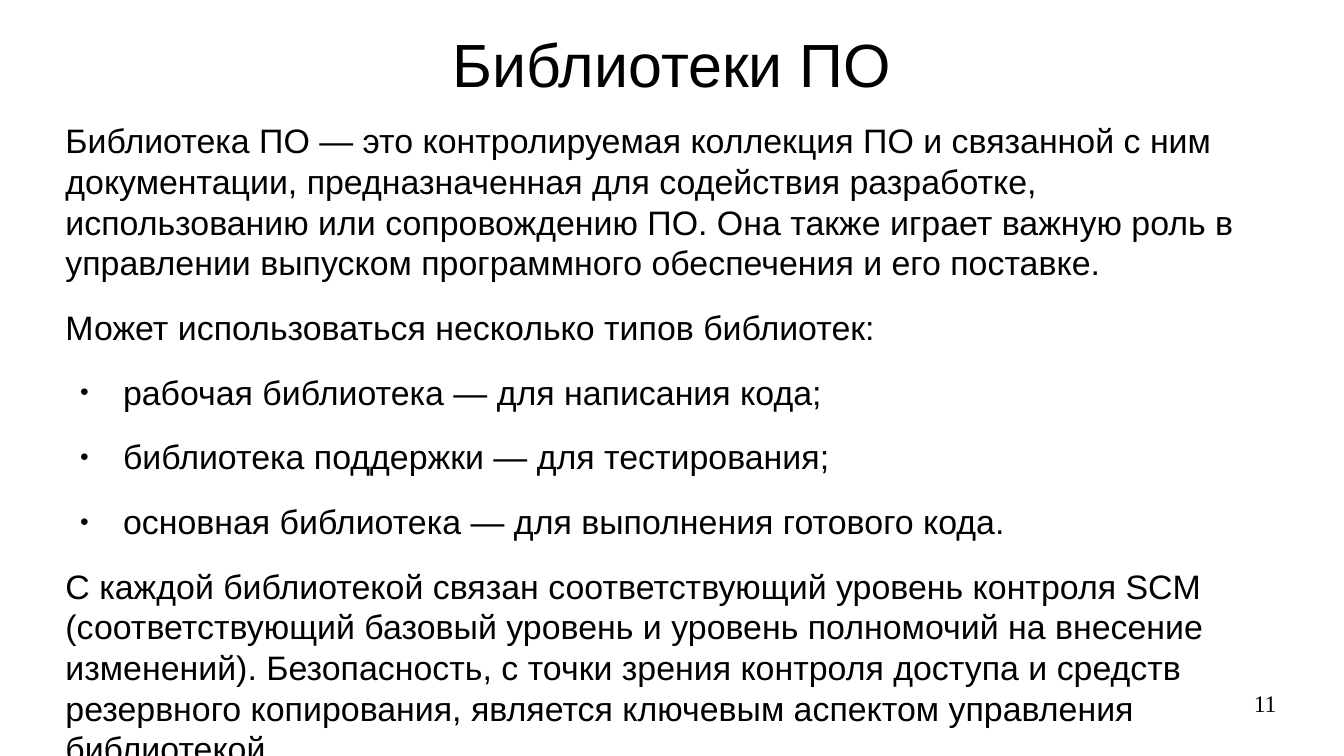
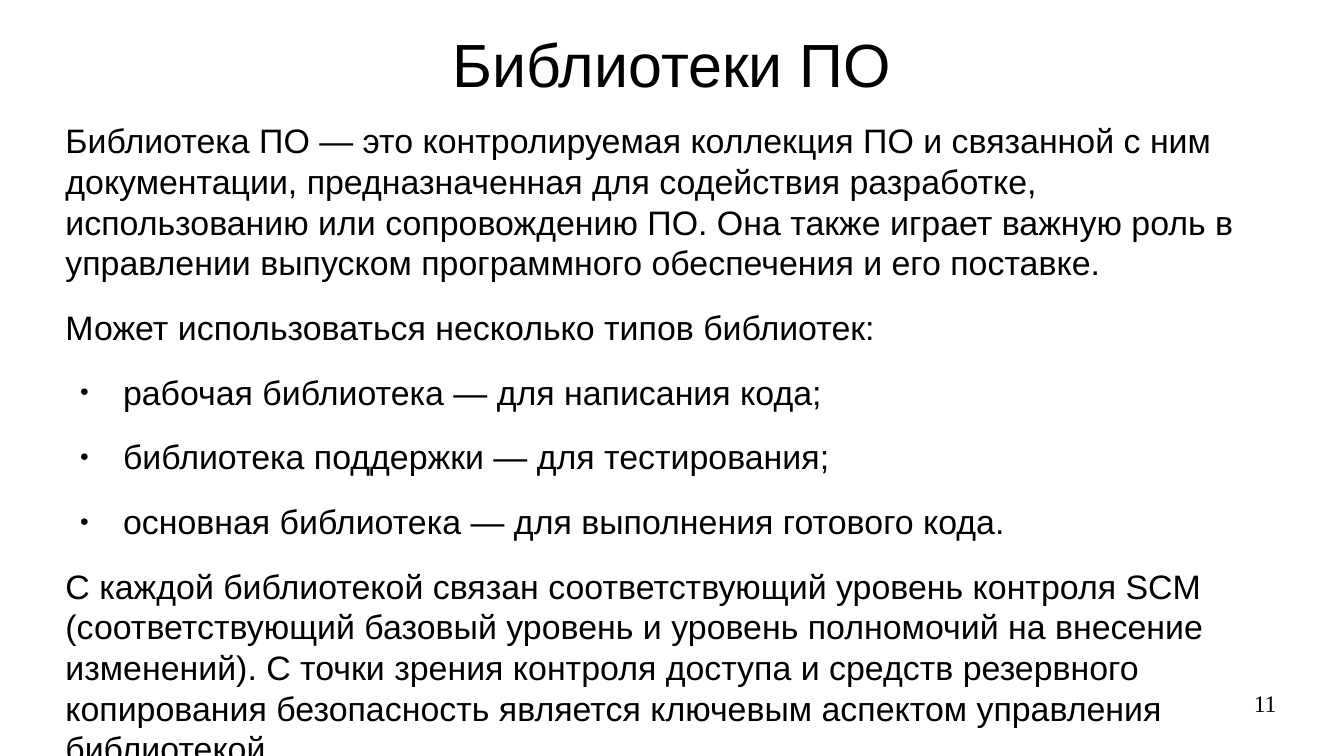
Before and after one commit to steelcraft/stud-lab, a slide deck: slide 11 of Лекции/CASWE01#L6.odp. Drawn at 1344x756 pixels with LibreOffice and Linux fonts; fonts in the diff are those of the drawing. Boxes give left, top, right and bottom in pixels: in the first picture for what was removed or moved away, otherwise in the second. Text is boxed around its words. In the diff, an @@ line names an element or a change of style, - is before the commit and + after.

Commit message:
Добавлен раздел "Управление конфигурацией ПО"

```diff
--- a/Лекции/CASWE01#L6.odp
+++ b/Лекции/CASWE01#L6.odp
@@ text at (65,574,1203,727): text changed @@
-С каждой библиотекой связан соответствующий уровень контроля SCM (соответствующий базовый уровень и уровень полномочий на внесение изменений). Безопасность, с точки зрения контроля доступа и средств резервного копирования, является ключевым аспектом управления библиотекой.
+С каждой библиотекой связан соответствующий уровень контроля SCM (соответствующий базовый уровень и уровень полномочий на внесение изменений). С точки зрения контроля доступа и средств резервного копирования безопасность является ключевым аспектом управления библиотекой.
```
